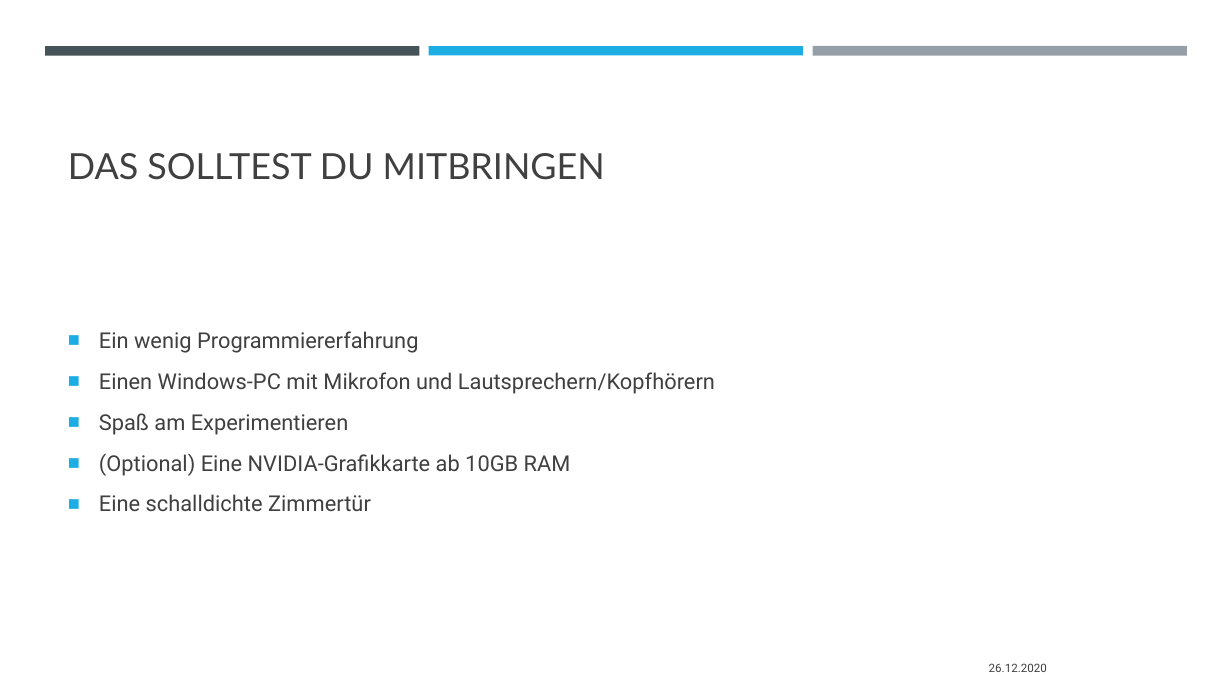
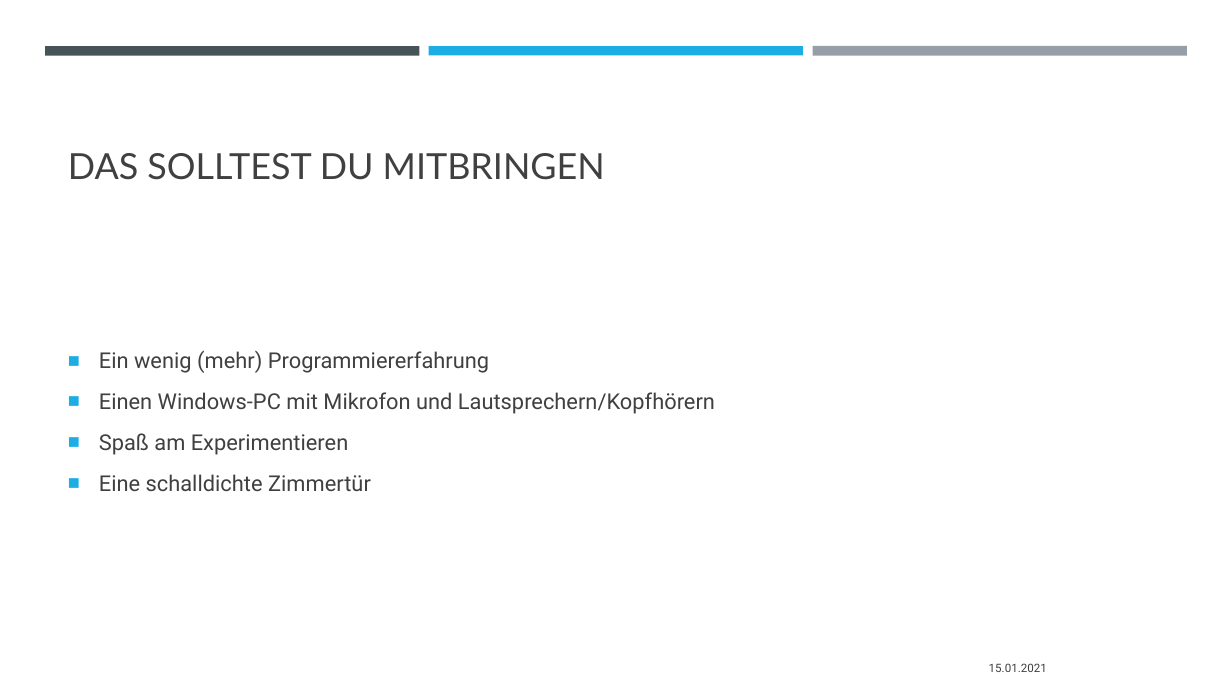
Before and after one commit to padmalcom/AISpeechAssistant, a slide deck: slide 5 of slides/00_a_Introduction.pptx. Drawn at 1232x693 pixels with LibreOffice and Linux fonts; fonts in the diff are those of the drawing. Boxes give left, top, right and bottom in pixels: in the first picture for what was removed or moved away, otherwise in the second. Text is boxed around its words. In the diff, an @@ line names an element or a change of style, - is before the commit and + after.

```diff
--- a/slides/00_a_Introduction.pptx
+++ b/slides/00_a_Introduction.pptx
@@ text at box(99, 350, 489, 373): text changed @@
-■ Ein wenig Programmiererfahrung
+■ Ein wenig (mehr) Programmiererfahrung
@@ text at box(99, 454, 571, 476): paragraph removed @@
-■ (Optional) Eine NVIDIA-Grafikkarte ab 10GB RAM
@@ text at box(989, 663, 1047, 672): text changed @@
-26.12.2020
+15.01.2021
```
Also in this commit, not shown: 3 other slides changed, 12 other files.
